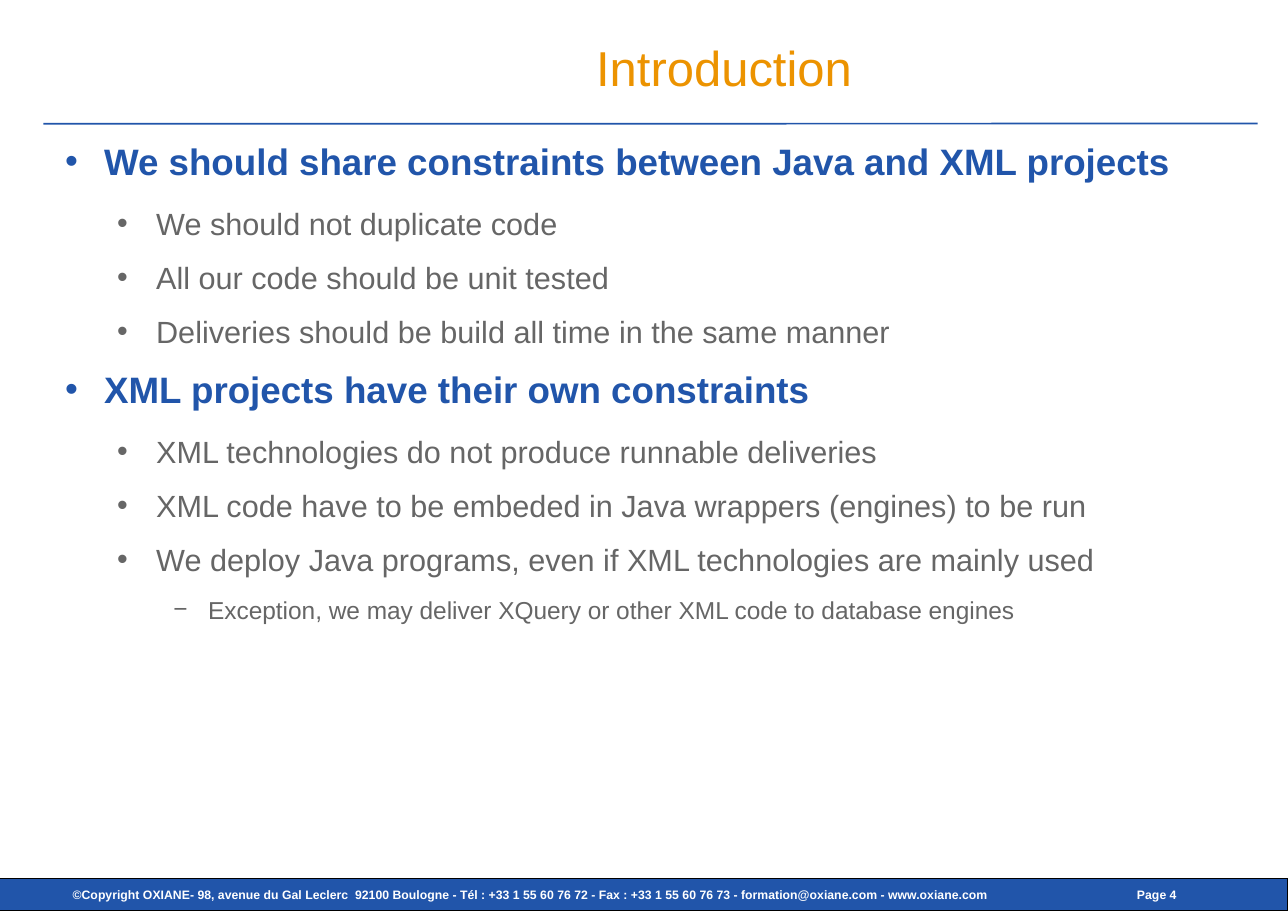
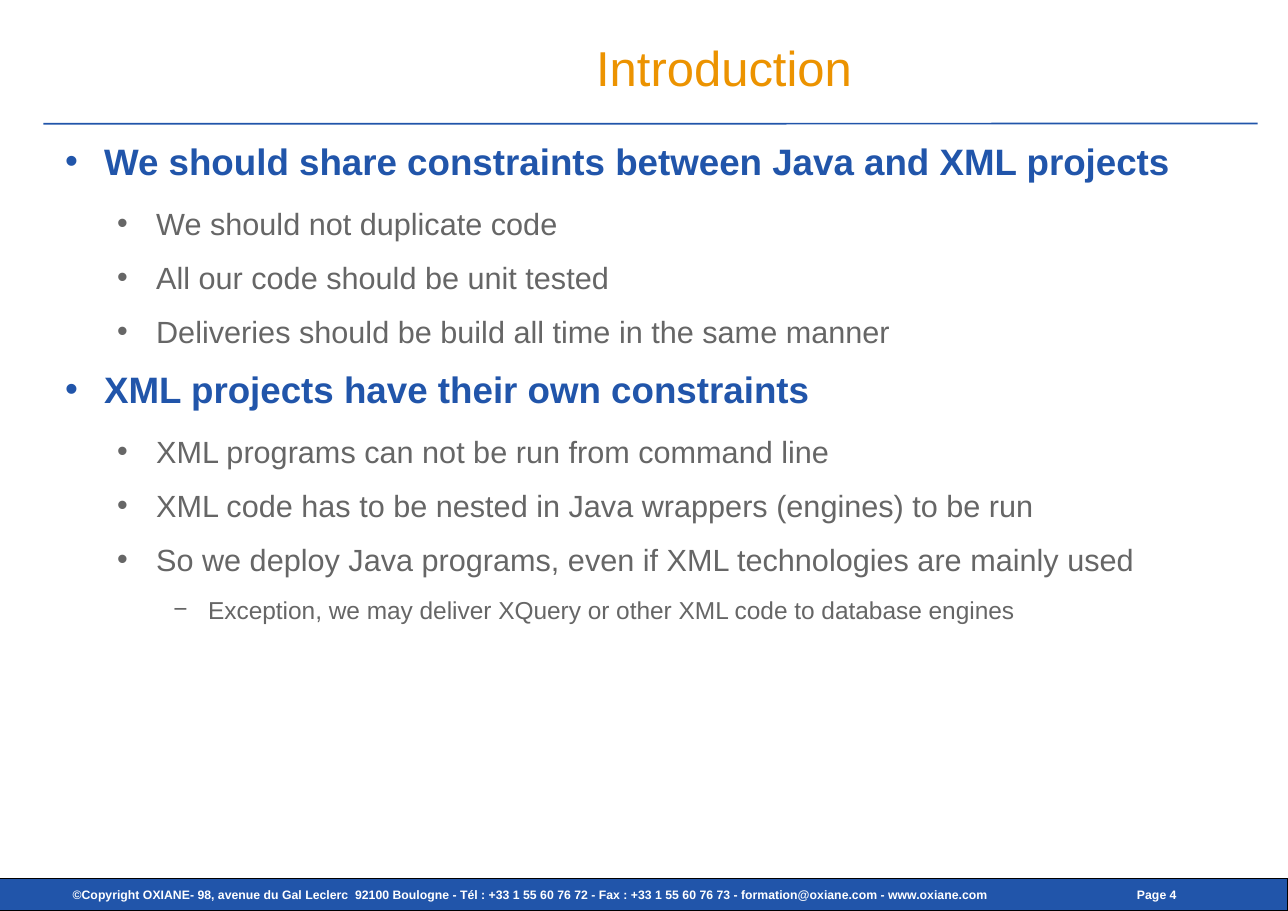
Before and after one commit to cmarchand/xmlprague-demo, a slide deck: slide 4 of src/site/slides_2.odp. Drawn at 1288x911 pixels with LibreOffice and Linux fonts; fonts in the diff are those of the drawing; background and template pictures are left out. Boxes give left, top, right and bottom in pixels: in the first picture for what was removed or moved away, otherwise in the second. Text is boxed around its words. In the diff, an @@ line names an element or a change of style, - is before the commit and + after.

```diff
--- a/src/site/slides_2.odp
+++ b/src/site/slides_2.odp
@@ text at box(156, 441, 1133, 577): text changed @@
-  • XML technologies do not produce runnable deliveries
-  • XML code have to be embeded in Java wrappers (engines) to be run
-  • We deploy Java programs, even if XML technologies are mainly used
+  • XML programs can not be run from command line
+  • XML code has to be nested in Java wrappers (engines) to be run
+  • So we deploy Java programs, even if XML technologies are mainly used
```
Also in this commit, not shown: 9 other slides changed, 1 slide removed, 6 other files.
